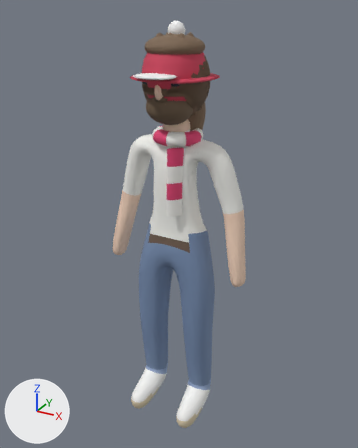
Two versions of the glTF model assets/models/v2/f_tee.glb, one commit apart.
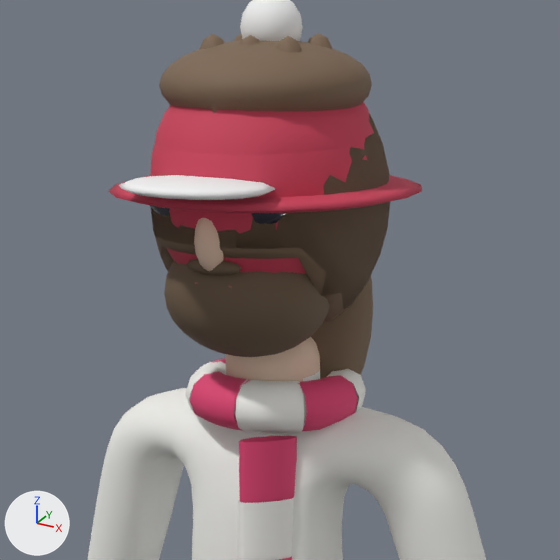
Old and new are each drawn whole from a 50 mm camera at (0.978, -1.751, 1.825) aimed at (0.006, 0.016, 0.941) and again close up on the part from 28% to 72% of the width and 5% to 41% of the height. The axes (+X, +Y, +Z) are drawn at lower left. The lights are the same throughout. The older version's two pictures come first.

In view in the first close-up: 'beard', 'bob', 'body', 'bucket', 'bucketBrim', 'capBrim', 'flat', 'helmet', 'longBack', 'scarfTail0', 'scarfTail1', 'scarfWrap6' and 13 more.
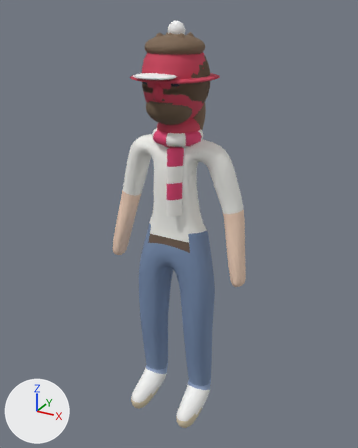
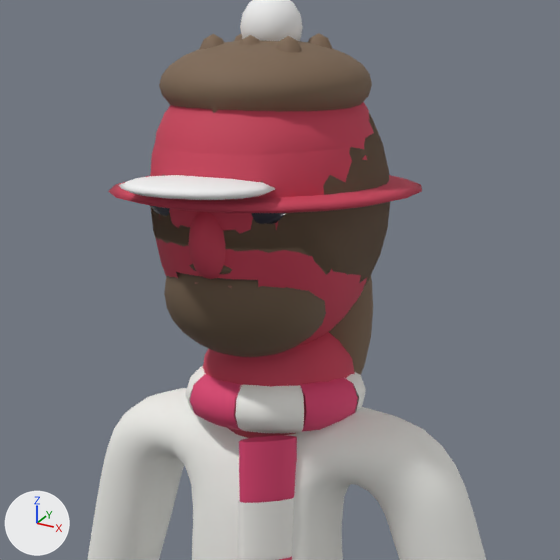
What differs and where, as boxes (x1, y1, x2, y2) in the close-ups (560 x 560 px):
'balaclava', added (red): after (156, 238, 367, 346)
'balaNeck', added (red): after (203, 332, 355, 438)
'balaNose', added (red): after (188, 212, 226, 279)

The change, as a diff of the scene's bpy script:
```diff
--- a/assets/models/v2/f_tee.glb.py
+++ b/assets/models/v2/f_tee.glb.py
@@ me_balanose @@
+me_balanose.from_pydata(...)  # a UV sphere (10 segments, 8 rings, poles along z) spanning x -0.0219..0.0219, y -0.1568..-0.097, z 1.4921..1.5703
+me_balanose.materials.append(mat_id_14)  # red #cb3f59
@@ me_balaneck @@
+me_balaneck.from_pydata(...)  # a UV sphere (16 segments, 10 rings, poles along z) spanning x -0.092..0.092, y -0.068..0.111, z 1.274..1.435
+me_balaneck.materials.append(mat_id_14)  # red #cb3f59
@@ me_balaclava @@
+me_balaclava.from_pydata(...)  # 526 vertices, 1024 faces; spans x -0.125..0.125, y -0.136..0.135, z 1.391..1.69
+me_balaclava.materials.append(mat_id_14)  # red #cb3f59
@@ ob_balanose @@
+ob_balanose = bpy.data.objects.new('balaNose', me_balanose)
+ob_balanose.location = (0.0, 0.0, 0.0)
@@ ob_balaneck @@
+ob_balaneck = bpy.data.objects.new('balaNeck', me_balaneck)
+ob_balaneck.location = (0.0, 0.0, 0.0)
@@ ob_balaclava @@
+ob_balaclava = bpy.data.objects.new('balaclava', me_balaclava)
+ob_balaclava.location = (0.0, 0.0, 0.0)
```
